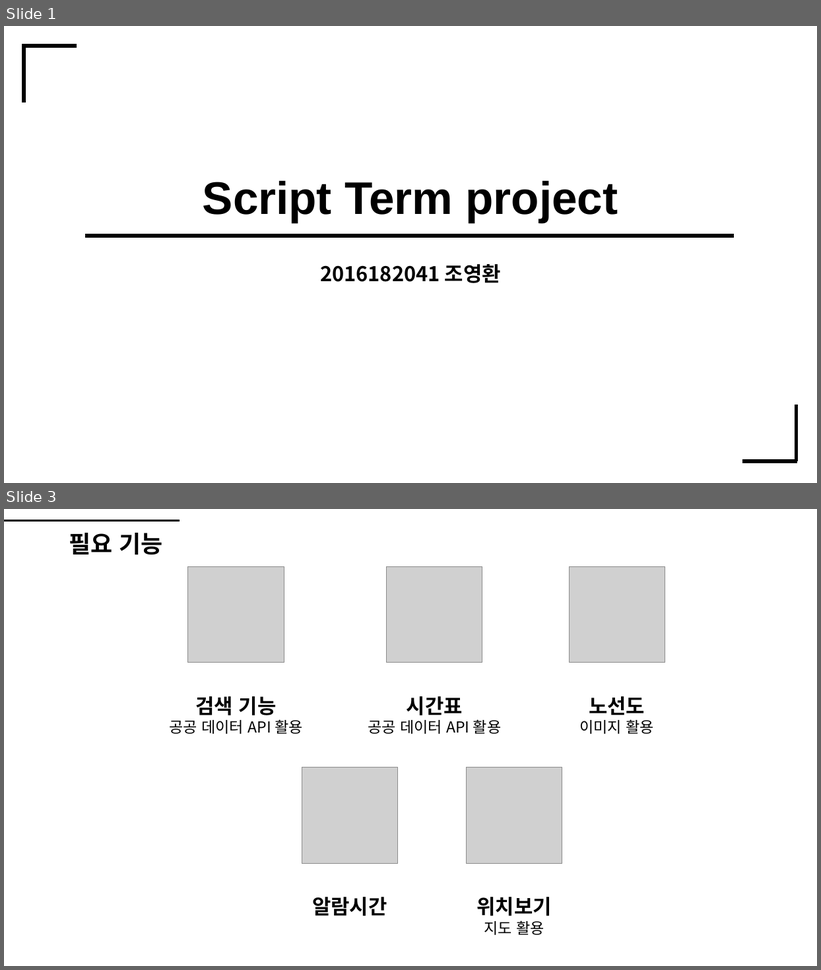
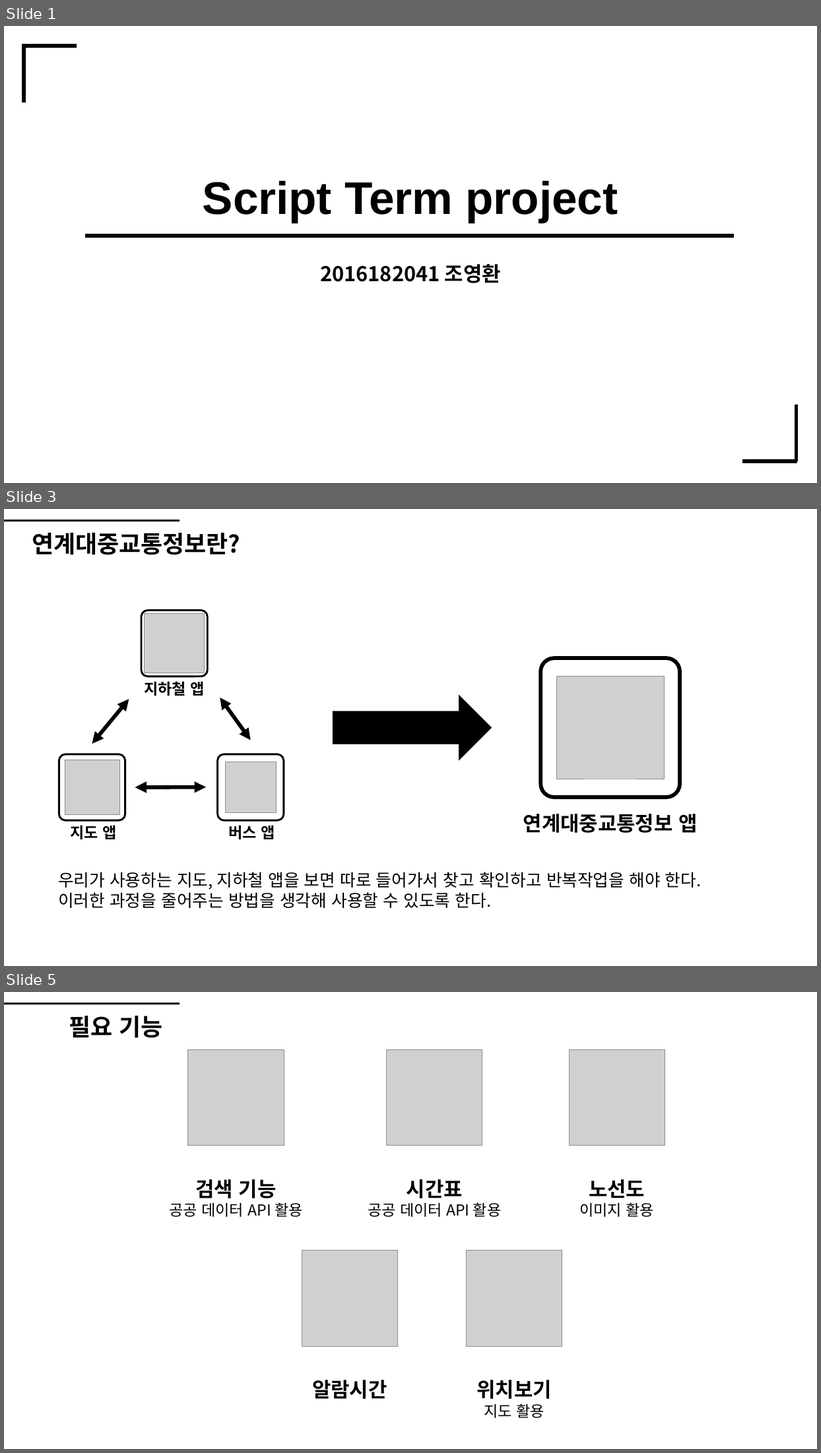
Before and after one commit to Eva-go/Script-Term-project, a slide deck: 스크립트 언어 기획발표.pptx. Shown one above the other, each under a label of ours: slides 1 and 3 before the commit, slides 1, 3 and 5 after it; the slides between them are not shown. The pictures are 821x970 and 821x1453 pixels, drawn with LibreOffice and Linux fonts; fonts in the diff are those of the drawing; grey boxes stand for pictures. Boxes give left, top, right and bottom in pixels: in the first picture for what was removed or moved away, otherwise in the second. Text is boxed around its words. In the diff, an @@ line names an element or a change of style, - is before the commit and + after.

Commit message:
지도기능 추가
지도 기능 추가 (크롤링 해야함)

```diff
--- a/스크립트 언어 기획발표.pptx
+++ b/스크립트 언어 기획발표.pptx
@@ slide 3 added at <box>4,509,817,966</box>, background #FFFFFF @@
@@ line added from (4, 521) to (180, 521), #000000 3 pt @@
@@ text added at <box>32,533,240,555</box>, 28 pt, text #000000, bold @@
+연계대중교통정보란?
@@ rounded rectangle added at <box>541,658,680,797</box>, outline #000000 4.5 pt @@
@@ picture added at <box>556,677,665,779</box> @@
@@ right arrow added at <box>333,695,492,762</box>, fill #000000 @@
@@ group added at <box>59,610,284,840</box>: 3 rounded rectangles, 3 pictures, 3 texts, 3 double arrows @@
+지하철 앱
+지도 앱
+버스 앱
@@ text added at <box>523,814,697,833</box>, 24 pt, text #000000, bold @@
+연계대중교통정보 앱
@@ text added at <box>58,872,702,908</box>, 20 pt, text #000000 @@
+우리가 사용하는 지도, 지하철 앱을 보면 따로 들어가서 찾고 확인하고 반복작업을 해야 한다.
+이러한 과정을 줄어주는 방법을 생각해 사용할 수 있도록 한다.
@@ what was slide 3 is now slide 5 @@
```
Also in this commit, not shown: 1 slide changed, 3 other slides added, 4 other files.
